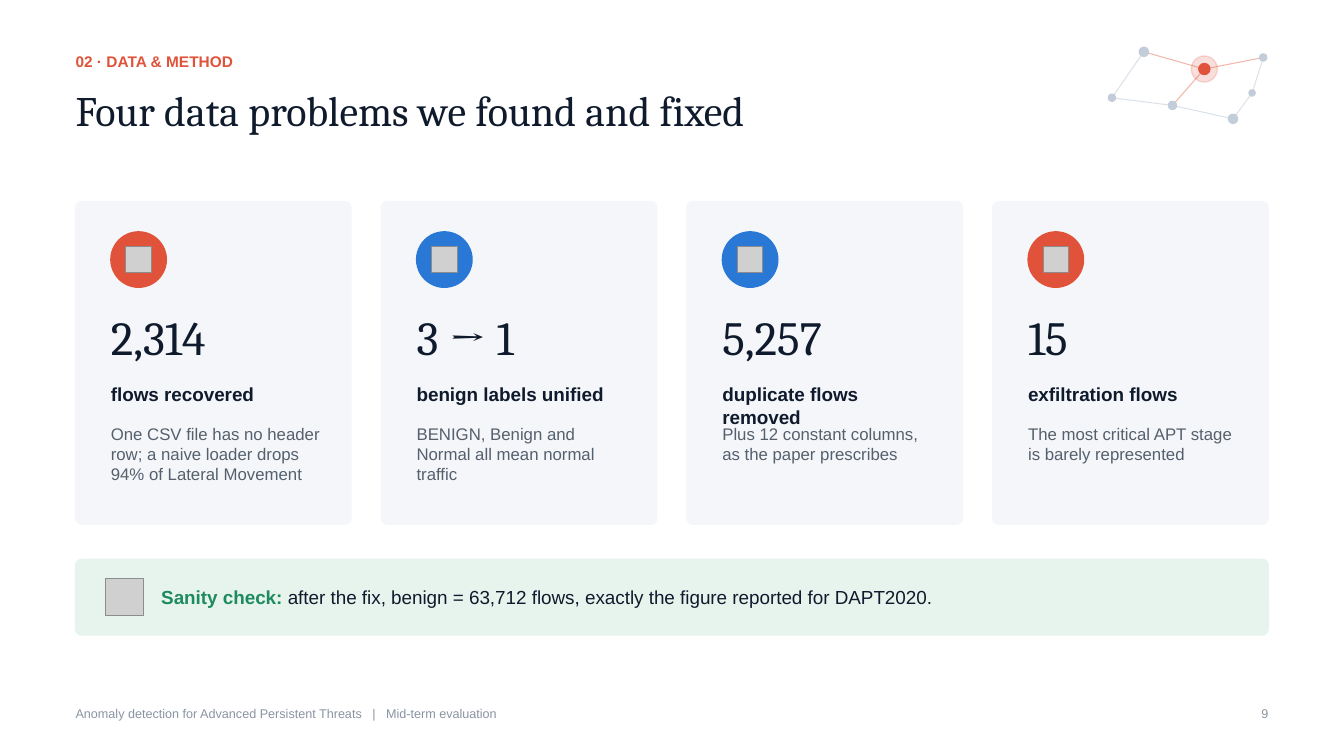
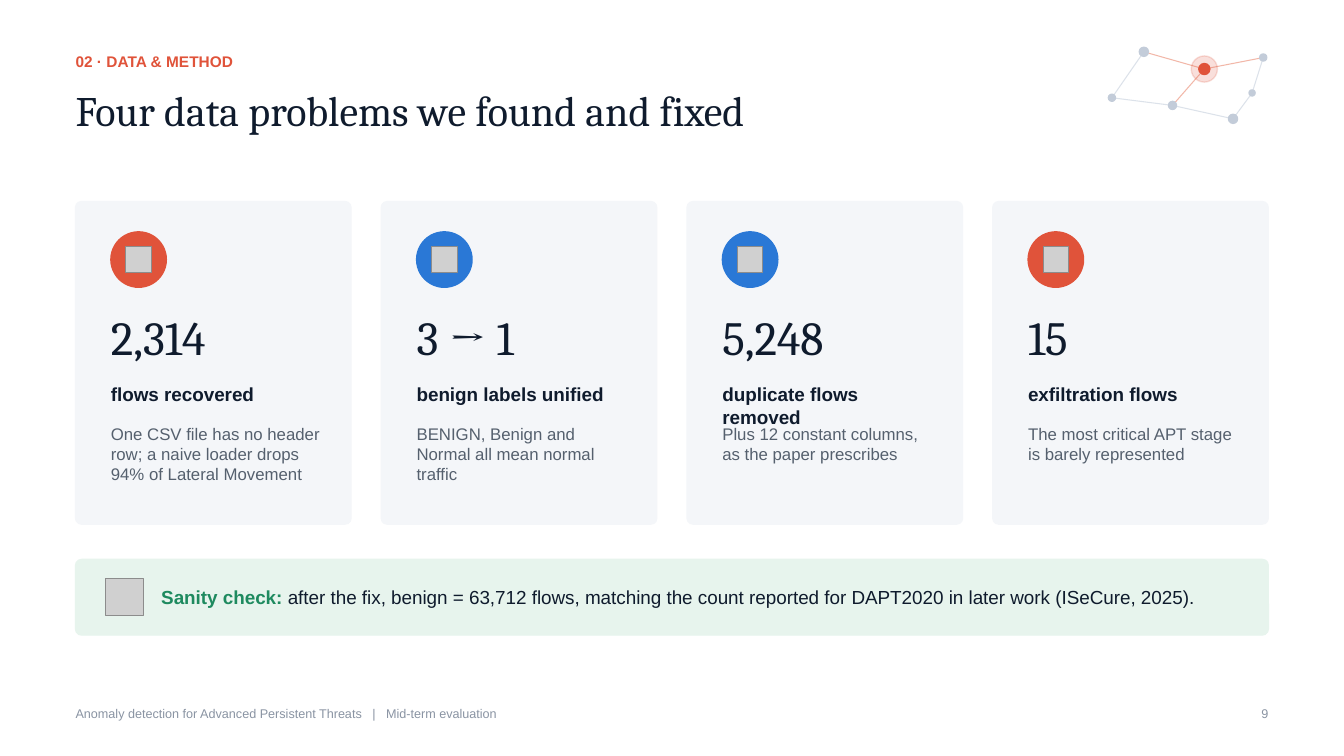
Before and after one commit to AshishJain2003/apt-detection-hybrid-ensemble, a slide deck: slide 9 of APT_Detection_MidEval.pptx. Drawn at 1344x756 pixels with LibreOffice and Linux fonts; fonts in the diff are those of the drawing; grey boxes stand for pictures. Boxes give left, top, right and bottom in pixels: in the first picture for what was removed or moved away, otherwise in the second. Text is boxed around its words. In the diff, an @@ line names an element or a change of style, - is before the commit and + after.

```diff
--- a/APT_Detection_MidEval.pptx
+++ b/APT_Detection_MidEval.pptx
@@ text at (722,322,823,361): text changed @@
-5,257
+5,248
@@ text at (161,590,1194,608): text changed @@
-Sanity check: after the fix, benign = 63,712 flows, exactly the figure reported for DAPT2020.
+Sanity check: after the fix, benign = 63,712 flows, matching the count reported for DAPT2020 in later work (ISeCure, 2025).
```
Also in this commit, not shown: 12 other slides changed, 1 slide added, 29 other files.
